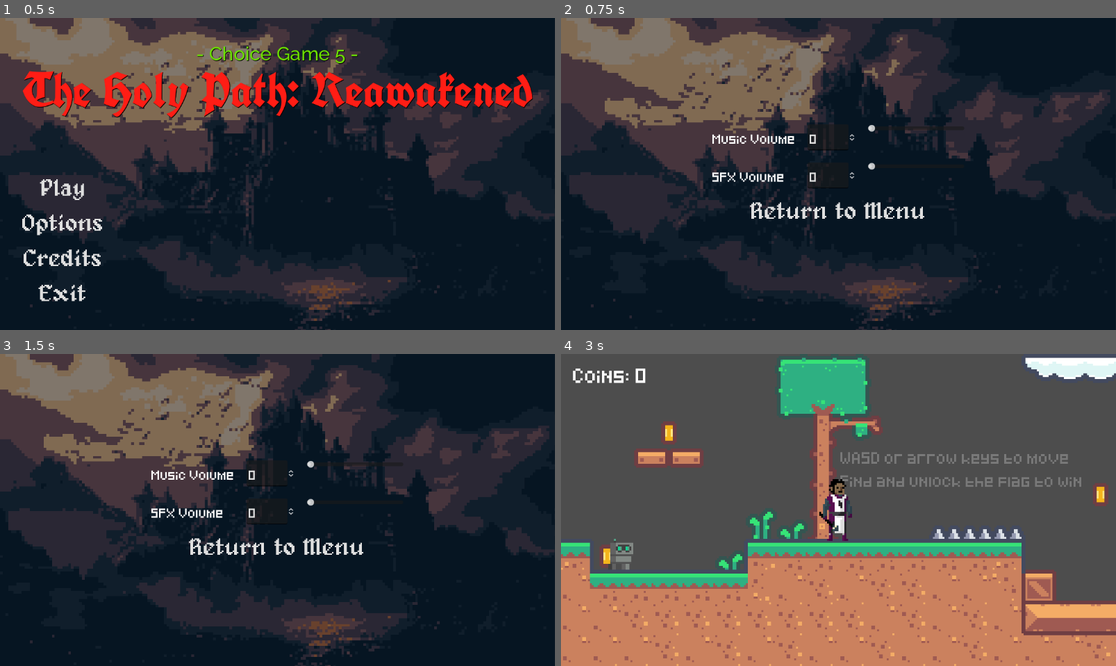
Above: before the commit, frames 1-4 (two rows, left to right).
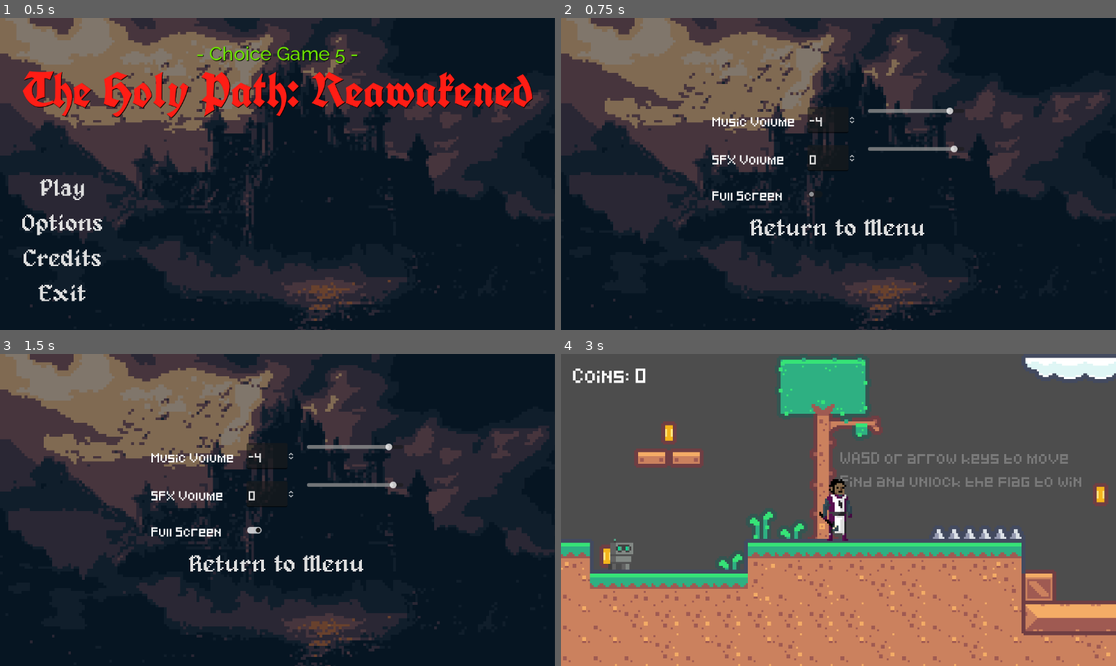
Above: after the commit, the same moments.

Repository: choice-games-media/the-holy-path-reawakened
Game: Godot game, scene res://scenes/menu.tscn
Two runs of this game, one before a commit and one after it. Both use one fixed random seed, a clock stepped at 60 frames per second and the inputs below.
Inputs (mouse positions are in pixels of both pictures, inside the frame that each line leads up to):
- Up to frame 1 (0.5 s): no input
- Up to frame 2 (0.75 s): click "Options" at 0.5 s
- Up to frame 3 (1.5 s): click (255, 528) at 1.27 s
- Up to frame 4 (3 s): click "Return to Menu" at 2 s; click "Play" at 2.75 s

Frame 1 is identical in both runs. In frame 2, 3.0% of the frame differs, in the area x 27-72%, y 28-70%; in frame 3, 3.1%; in frame 4, nothing differs.

Commit message:
Functional options menu

Diff:
--- a/scenes/options.tscn
+++ b/scenes/options.tscn
@@ -49,11 +49,17 @@
 
 [node name="MusicSpinBox" type="SpinBox" parent="MarginContainer/VBoxContainer/GridContainer"]
 layout_mode = 2
+min_value = -80.0
+max_value = 6.0
+value = -4.0
 
 [node name="MusicSlider" type="HSlider" parent="MarginContainer/VBoxContainer/GridContainer"]
 custom_minimum_size = Vector2(200, 0)
 layout_mode = 2
 size_flags_horizontal = 3
+min_value = -80.0
+max_value = 6.0
+value = -4.0
 
 [node name="SfxLabel" type="Label" parent="MarginContainer/VBoxContainer/GridContainer"]
 layout_mode = 2
@@ -61,14 +67,35 @@
 
 [node name="SfxSpinBox" type="SpinBox" parent="MarginContainer/VBoxContainer/GridContainer"]
 layout_mode = 2
+min_value = -80.0
+max_value = 6.0
 
 [node name="SfxSlider" type="HSlider" parent="MarginContainer/VBoxContainer/GridContainer"]
 custom_minimum_size = Vector2(200, 0)
 layout_mode = 2
 size_flags_horizontal = 3
+min_value = -80.0
+max_value = 6.0
+
+[node name="GridContainer2" type="GridContainer" parent="MarginContainer/VBoxContainer"]
+layout_mode = 2
+theme_override_constants/h_separation = 50
+columns = 2
+
+[node name="FullScreenLabel" type="Label" parent="MarginContainer/VBoxContainer/GridContainer2"]
+layout_mode = 2
+text = "Full Screen"
+
+[node name="FullScreenButton" type="CheckButton" parent="MarginContainer/VBoxContainer/GridContainer2"]
+layout_mode = 2
 
 [node name="ReturnButton" type="Button" parent="MarginContainer/VBoxContainer"]
 layout_mode = 2
 text = "Return to Menu"
 
+[connection signal="value_changed" from="MarginContainer/VBoxContainer/GridContainer/MusicSpinBox" to="." method="_on_music_spin_box_value_changed"]
+[connection signal="value_changed" from="MarginContainer/VBoxContainer/GridContainer/MusicSlider" to="." method="_on_music_slider_value_changed"]
+[connection signal="value_changed" from="MarginContainer/VBoxContainer/GridContainer/SfxSpinBox" to="." method="_on_sfx_spin_box_value_changed"]
+[connection signal="value_changed" from="MarginContainer/VBoxContainer/GridContainer/SfxSlider" to="." method="_on_sfx_slider_value_changed"]
+[connection signal="toggled" from="MarginContainer/VBoxContainer/GridContainer2/FullScreenButton" to="." method="_on_full_screen_button_toggled"]
 [connection signal="pressed" from="MarginContainer/VBoxContainer/ReturnButton" to="." method="_on_return_button_pressed"]
--- a/scenes/player.tscn
+++ b/scenes/player.tscn
@@ -413,4 +413,5 @@
 
 [node name="AudioStreamPlayer2D" type="AudioStreamPlayer2D" parent="."]
 stream = ExtResource("3_uqnbf")
+volume_db = -5.0
 bus = &"SFX"
--- a/scripts/music_player.gd
+++ b/scripts/music_player.gd
@@ -2,16 +2,19 @@
 
 const MENU_MUSIC = preload("res://assets/music/Kevin MacLeod - Galactic Rap.mp3")
 const GAME_MUSIC = preload("res://assets/music/Elektronomia - Sky High.mp3")
+var scene_playing_music: String
 
 
 func update_music(scene_name: String):
-	self.stop()
-	match scene_name:
-		"Menu":
-			self.set_stream(MENU_MUSIC)
-			self.set_volume_db(0)
+	if scene_playing_music != scene_name:
+		scene_playing_music = scene_name
+		self.stop()
+		match scene_name:
+			"Menu":
+				self.set_stream(MENU_MUSIC)
+				self.set_volume_db(0)
 
-		"Game":
-			self.set_stream(GAME_MUSIC)
-			self.set_volume_db(-15)
-	self.play()
+			"Game":
+				self.set_stream(GAME_MUSIC)
+				self.set_volume_db(-15)
+		self.play()
--- a/scripts/options.gd
+++ b/scripts/options.gd
@@ -1,5 +1,35 @@
 extends Control
+
+@onready var music_spin_box: SpinBox = $MarginContainer/VBoxContainer/GridContainer/MusicSpinBox
+@onready var music_slider: Slider = $MarginContainer/VBoxContainer/GridContainer/MusicSlider
+@onready var sfx_spin_box: SpinBox = $MarginContainer/VBoxContainer/GridContainer/SfxSpinBox
+@onready var sfx_slider: Slider = $MarginContainer/VBoxContainer/GridContainer/SfxSlider
+
+
+func _on_music_spin_box_value_changed(value: float) -> void:
+	music_slider.set_value(value)
+
+
+func _on_music_slider_value_changed(value: float) -> void:
+	music_spin_box.set_value(value)
+	AudioServer.set_bus_volume_db(1, value)
 
 
 func _on_return_button_pressed() -> void:
 	get_tree().change_scene_to_file("res://scenes/menu.tscn")
+
+
+func _on_sfx_spin_box_value_changed(value: float) -> void:
+	sfx_slider.set_value(value)
+
+
+func _on_sfx_slider_value_changed(value: float) -> void:
+	sfx_spin_box.set_value(value)
+	AudioServer.set_bus_volume_db(2, value)
+
+
+func _on_full_screen_button_toggled(toggled_on: bool) -> void:
+	if toggled_on:
+		DisplayServer.window_set_mode(DisplayServer.WINDOW_MODE_FULLSCREEN)
+	else:
+		DisplayServer.window_set_mode(DisplayServer.WINDOW_MODE_WINDOWED)
